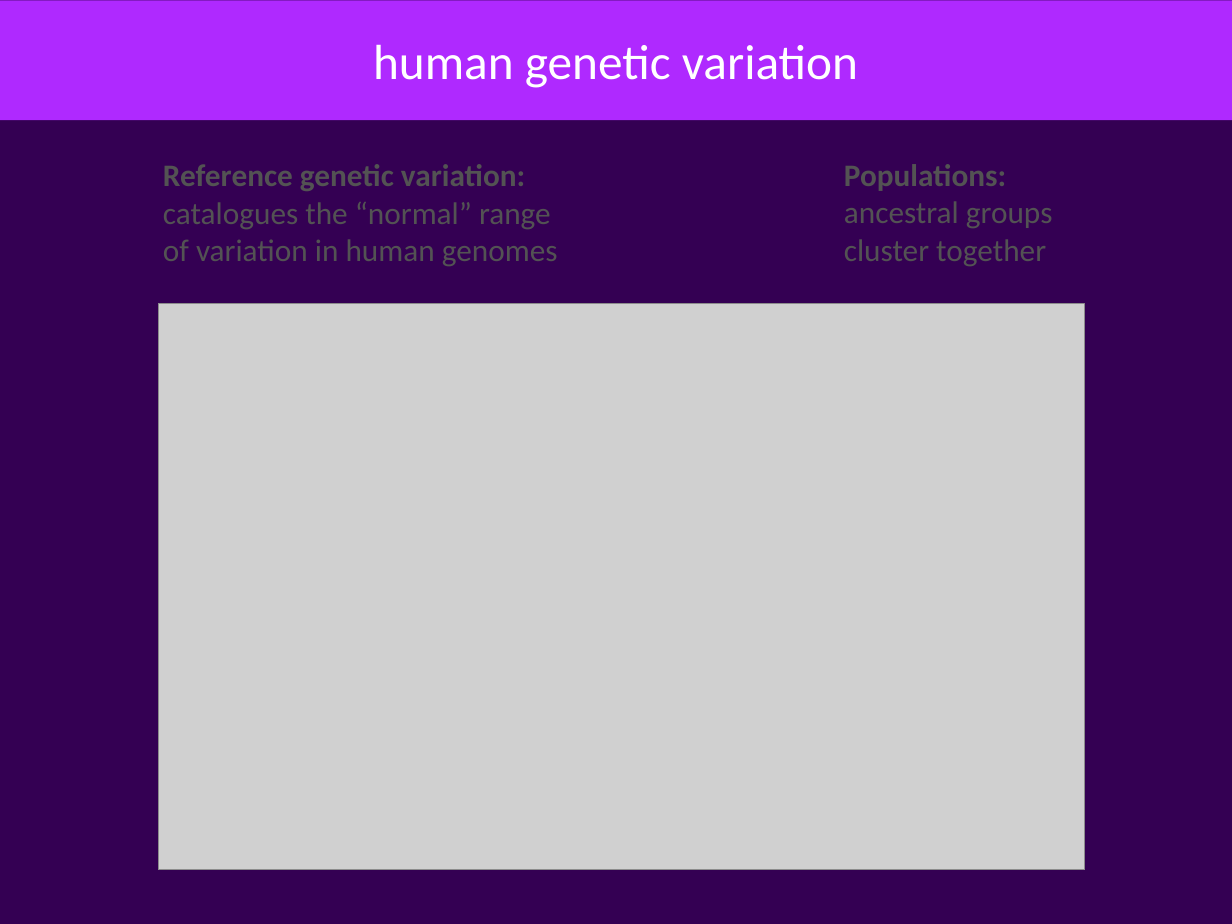
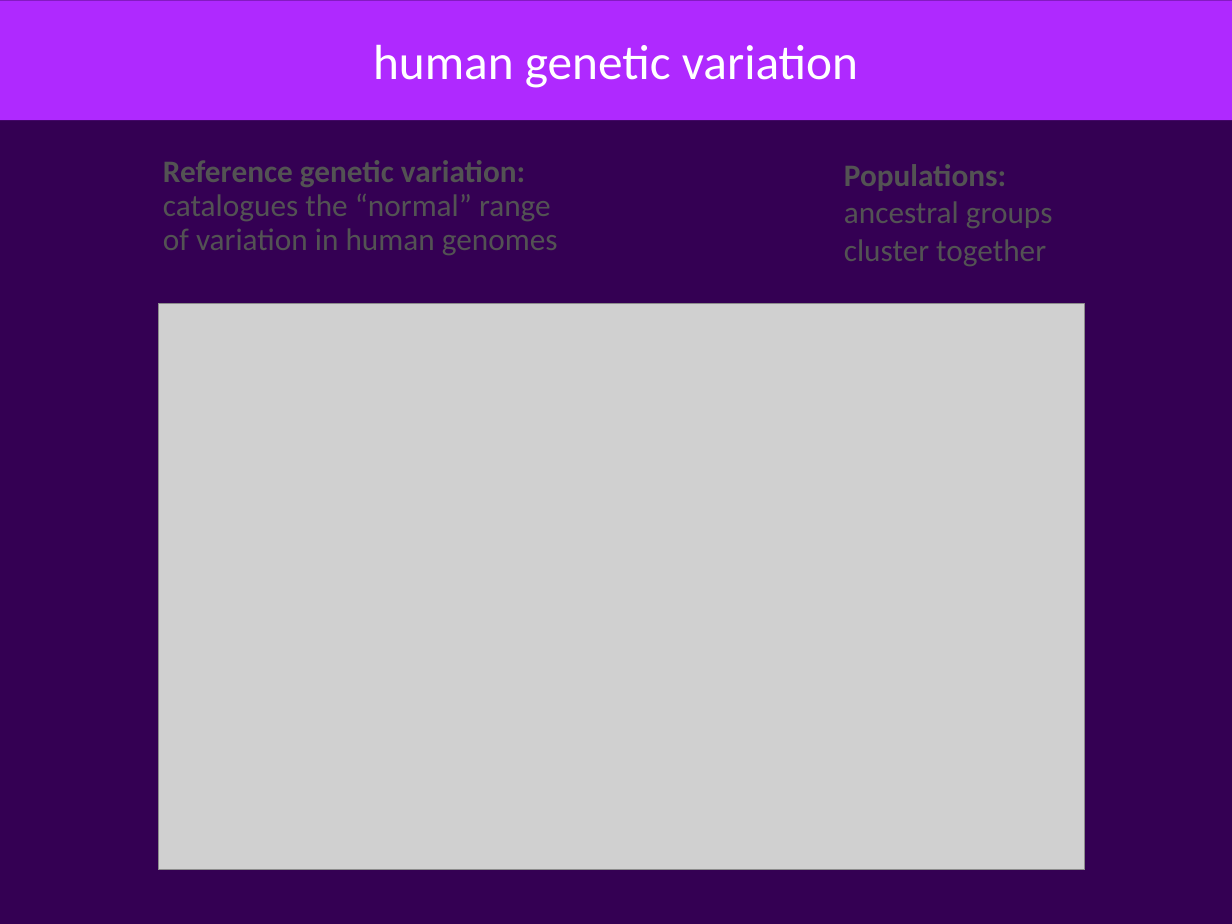
Before and after one commit to CBB752Spring2017/final-project-1-1-team-1-1, a slide deck: slide 4 of presentation_1-1.pptx. Drawn at 1232x924 pixels with LibreOffice and Linux fonts; fonts in the diff are those of the drawing; grey boxes stand for pictures; background and template pictures are left out. Boxes give left, top, right and bottom in pixels: in the first picture for what was removed or moved away, otherwise in the second. Text is boxed around its words. In the diff, an @@ line names an element or a change of style, - is before the commit and + after.

```diff
--- a/presentation_1-1.pptx
+++ b/presentation_1-1.pptx
@@ text "Reference genetic variation: catalogues the ..." at box(163, 160, 558, 255): line spacing 1 to 0.9 @@
```
Also in this commit, not shown: 1 other slide changed, 4 slides added.
